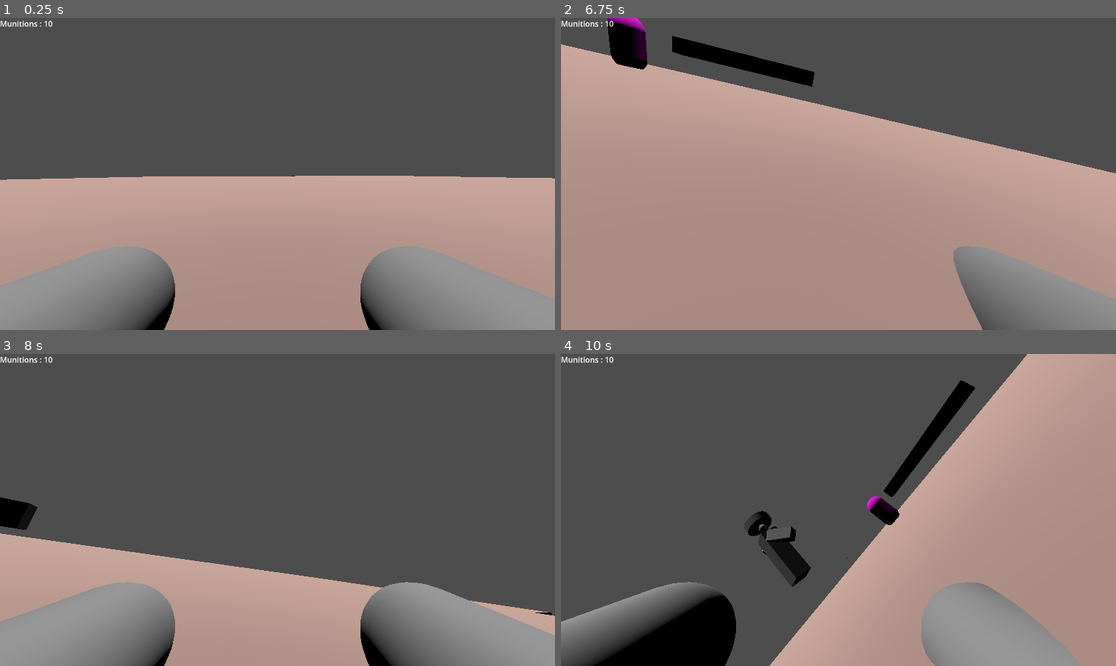
Above: before the commit, frames 1-4 (two rows, left to right).
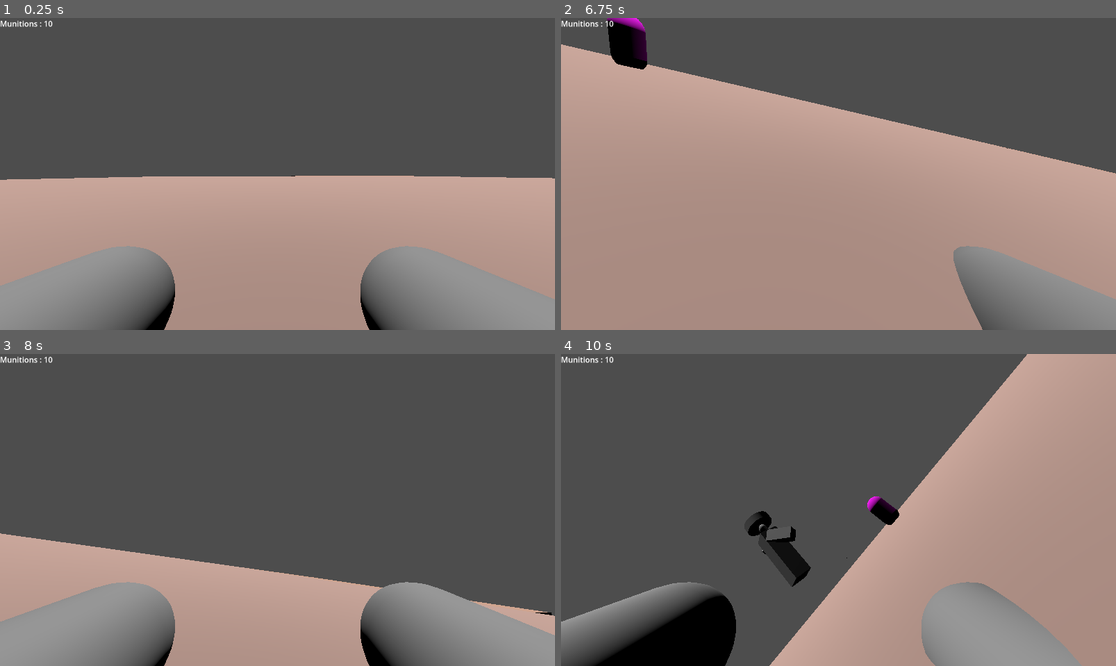
Above: after the commit, the same moments.

Repository: StudioXPEtudiant/-25-26.QC.S.S2_Escape-Night
Game: Godot game, scene res://Laboratoir(scène).tscn
Same seed, same stepped clock (60 frames per second), same inputs: the game is played once before the commit and once after it.
Inputs (mouse positions are in pixels of both pictures, inside the frame that each line leads up to):
- Up to frame 1 (0.25 s): no input
- Up to frame 2 (6.75 s): tap Enter at 0.5, 2, 5 s; move the mouse to (866, 174) at 0.52 s; hold C (Accroupir) 0.53-1.28 s; hold Up (Avance) 0.53-5.78 s; tap Space (Saut) at 0.77, 1.25, 1.52, 2.75, 3.02, 3.77, 4.52, 5.75, 6.02 s; move the mouse to (810, 174) at 1.27 s; tap Down (Recule) at 1.35, 4.35 s; move the mouse to (849, 167) at 2.02 s; hold Shift (Sprint) 2.03-2.78 s; move the mouse to (832, 180) at 2.77 s; click (832, 180) at 2.85 s; move the mouse to (877, 177) at 3.52 s; hold C (Accroupir) 3.53-4.28 s; move the mouse to (794, 170) at 4.27 s; move the mouse to (844, 174) at 5.02 s; hold Shift (Sprint) 5.03-5.78 s; move the mouse to (816, 167) at 5.77 s; hold Right (Droite) 5.78-6.53 s; click (816, 167) at 5.85 s; move the mouse to (866, 174) at 6.52 s; hold Up (Avance) from 6.53 s (still down); hold C (Accroupir) from 6.53 s (still down)
- Up to frame 3 (8 s): keep holding Up (Avance); tap Space (Saut) at 6.77, 7.52 s; move the mouse to (249, 510) at 7.27 s; release C (Accroupir) at 7.28 s; tap Down (Recule) at 7.35 s
- Up to frame 4 (10 s): move the mouse to (849, 503) at 8.02 s; hold Shift (Sprint) 8.03-8.78 s; move the mouse to (832, 516) at 8.77 s; release Up (Avance) at 8.78 s; hold Left (Gauche) 8.78-9.53 s; click (832, 516) at 8.85 s; tap Space (Saut) at 9.02, 9.77 s; move the mouse to (877, 513) at 9.52 s; hold Up (Avance) from 9.53 s (still down); hold C (Accroupir) from 9.53 s (still down)

The runs differ from the first frame. In frame 2, 1.3% of the frame differs, in the area x 20-46%, y 5-23%; in frame 3, 0.5%; in frame 4, 1.1%.

Commit message:
Test de la cam

Diff:
--- a/Laboratoir(scène).tscn
+++ b/Laboratoir(scène).tscn
@@ -35,20 +35,14 @@
 material = SubResource("StandardMaterial3D_1a1s2")
 size = Vector3(250, 2.5, 400)
 
-[sub_resource type="BoxMesh" id="BoxMesh_755ep"]
-size = Vector3(10, 1, 1)
+[node name="Node3D" type="Node3D" unique_id=45776828]
 
-[sub_resource type="BoxShape3D" id="BoxShape3D_mr5rs"]
-size = Vector3(9.99967, 0.99943733, 0.99970245)
-
-[node name="Node3D" type="Node3D" unique_id=45776828]
+[node name="Player" parent="." unique_id=415611021 instance=ExtResource("2_8lorh")]
+transform = Transform3D(1, 0, 0, 0, 1, 0, 0, 0, 1, -7.8604374, 2.22074, -9.31347)
 
 [node name="Monstre" parent="." unique_id=1611866221 instance=ExtResource("1_dxf6b")]
 transform = Transform3D(1, 0, 0, 0, 1, 0, 0, 0, 1, -2.54519, 2.394213, -8.79493)
 script = null
-
-[node name="Player" parent="." unique_id=415611021 instance=ExtResource("2_8lorh")]
-transform = Transform3D(1, 0, 0, 0, 1, 0, 0, 0, 1, -7.860438, 2.22074, -9.31347)
 
 [node name="MeshInstance3D" type="MeshInstance3D" parent="." unique_id=1284583568]
 transform = Transform3D(-1, 0, -8.74228e-08, 0, 1, 0, 8.74228e-08, 0, -1, -2.1, 2.1, -2.35)
@@ -80,11 +74,3 @@
 
 [node name="Node3D" parent="." unique_id=1230103571 instance=ExtResource("3_755ep")]
 transform = Transform3D(1, 0, 0, 0, 1, 0, 0, 0, 1, 4.01941, 2.15465, -1.56973)
-
-[node name="MeshInstance3D2" type="MeshInstance3D" parent="." unique_id=1918403513]
-transform = Transform3D(1, 0, 0, 0, 1, 0, 0, 0, 1, -3.6477904, 3.199461, 5.9667187)
-mesh = SubResource("BoxMesh_755ep")
-
-[node name="CollisionShape3D" type="CollisionShape3D" parent="MeshInstance3D2" unique_id=1284537490]
-transform = Transform3D(1, 0, 0, 0, 1, 0, 0, 0, 1, -0.00024843216, 0.00038576126, 0.00056934357)
-shape = SubResource("BoxShape3D_mr5rs")
